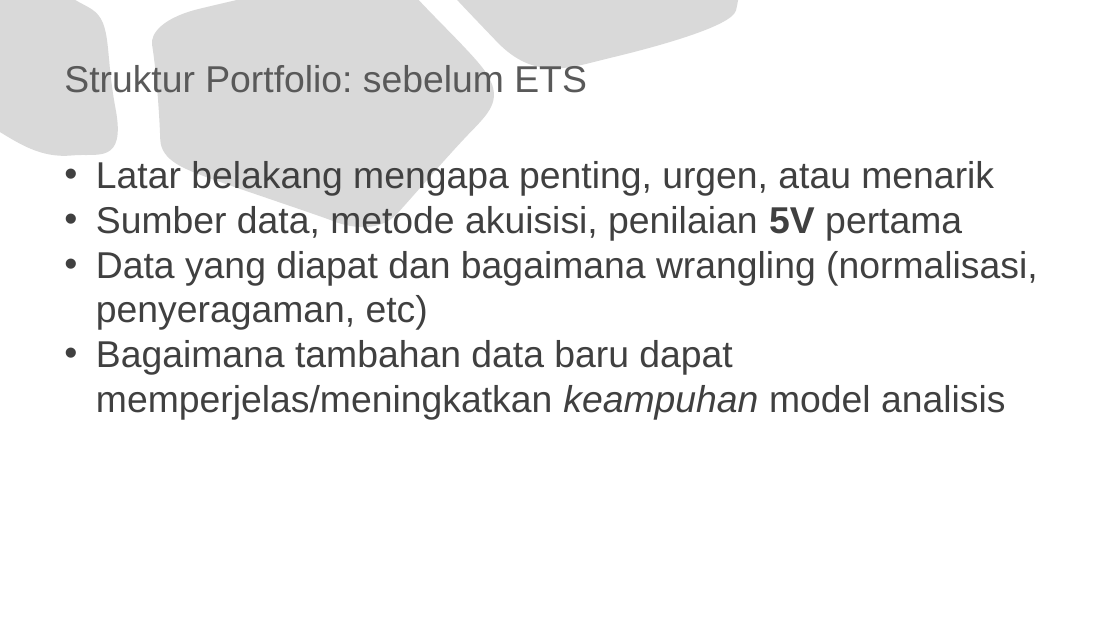
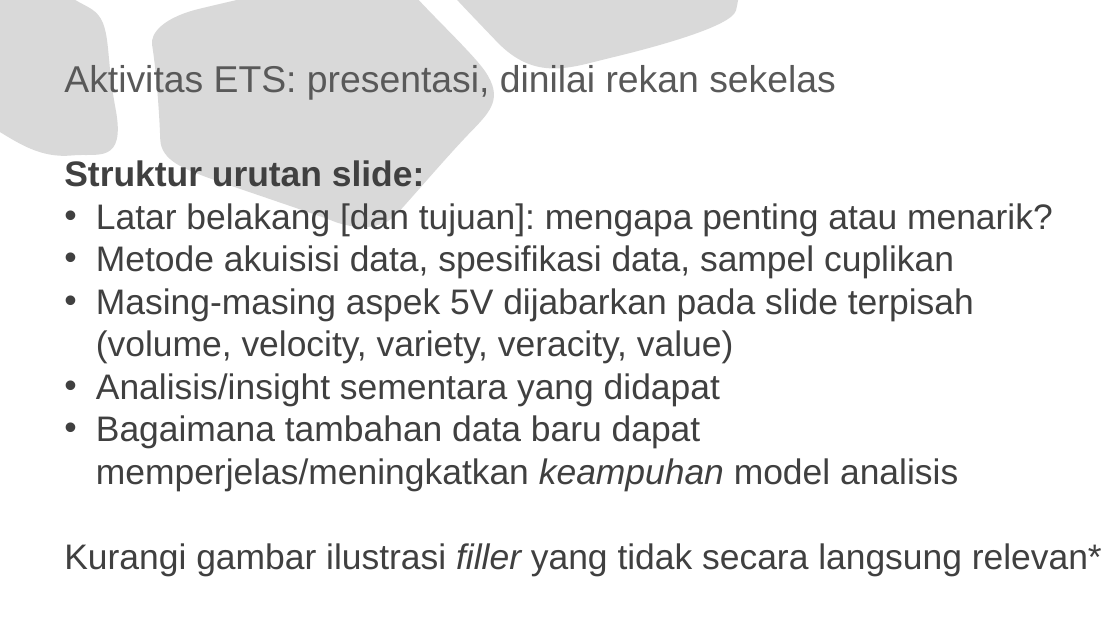
Before and after one commit to jendralhxr/bigdata, a slide deck: slide 3 of rubrikETS.pptx. Drawn at 1120x630 pixels with LibreOffice and Linux fonts; fonts in the diff are those of the drawing. Boxes give left, top, right and bottom in pixels: in the first picture for what was removed or moved away, otherwise in the second. Text is boxed around its words. In the diff, an @@ line names an element or a change of style, - is before the commit and + after.

```diff
--- a/rubrikETS.pptx
+++ b/rubrikETS.pptx
@@ title at [64,64,836,100]: text changed @@
-Struktur Portfolio: sebelum ETS
+Aktivitas ETS: presentasi, dinilai rekan sekelas
@@ text at [64,160,1053,406]: text changed; size 32 to 30.4 pt @@
-• Latar belakang mengapa penting, urgen, atau menarik
-• Sumber data, metode akuisisi, penilaian 5V pertama
-• Data yang diapat dan bagaimana wrangling (normalisasi, penyeragaman, etc)
+Struktur urutan slide:
+• Latar belakang [dan tujuan]: mengapa penting atau menarik?
+• Metode akuisisi data, spesifikasi data, sampel cuplikan
+• Masing-masing aspek 5V dijabarkan pada slide terpisah (volume, velocity, variety, veracity, value)
+• Analisis/insight sementara yang didapat
@@ text at [96,415,958,491]: size 32 to 30.4 pt in "Bagaimana tambahan data baru dapat memperjelas/meningkatkan  ..." @@
@@ text at [64,543,1102,576]: paragraph added @@
+Kurangi gambar ilustrasi filler yang tidak secara langsung relevan*
```
Also in this commit, not shown: 2 other slides changed, 5 slides added, 2 slides removed.
